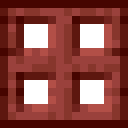
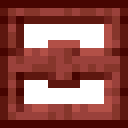
Two versions of the same layered image (128 × 128). Layer-by-layer changes:
painted on "oak_trapdoor.png" over 48, 16, 80, 112
